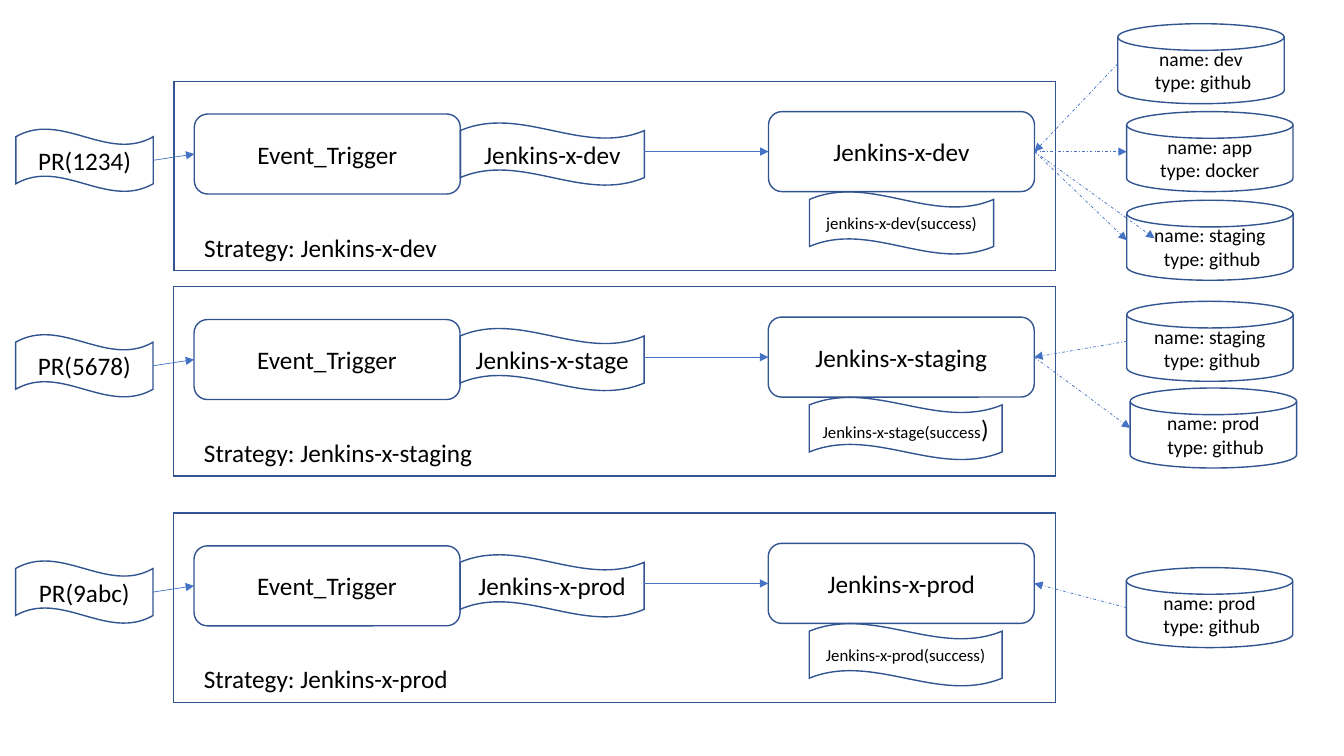
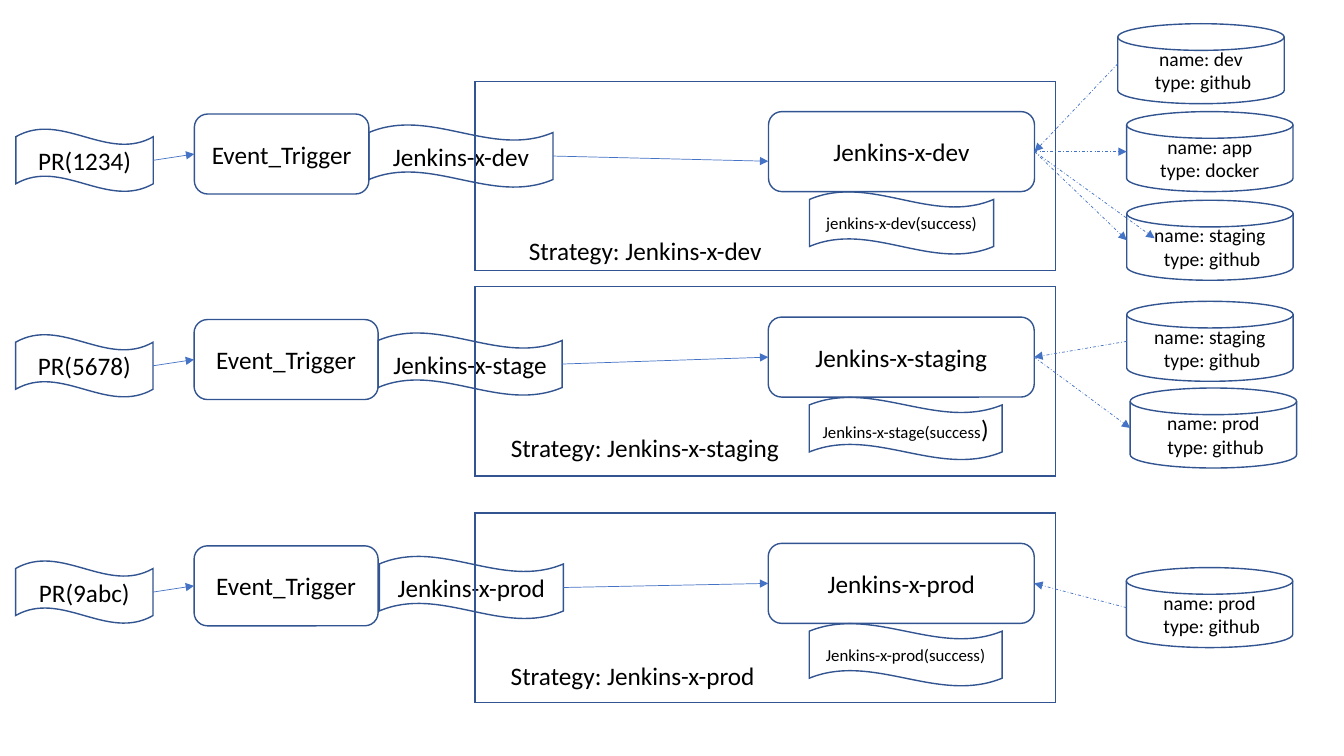
Before and after one commit to mchenggit/kabanero-event, a slide deck: slide 12 of architecture/KabaneroEvent.pptx. Drawn at 1344x756 pixels with LibreOffice and Linux fonts; fonts in the diff are those of the drawing. Boxes give left, top, right and bottom in pixels: in the first picture for what was removed or moved away, otherwise in the second. Text is boxed around its words. In the diff, an @@ line names an element or a change of style, - is before the commit and + after.

```diff
--- a/architecture/KabaneroEvent.pptx
+++ b/architecture/KabaneroEvent.pptx
@@ rectangle resized from (x1=173, y1=82, x2=1056, y2=271) to (x1=475, y1=82, x2=1056, y2=271) @@
@@ rounded rectangle "Event_Trigger" resized from (x1=195, y1=114, x2=461, y2=194) to (x1=195, y1=114, x2=369, y2=194) @@
@@ wave "Jenkins-x-dev" moved from (x1=461, y1=123, x2=645, y2=186) to (x1=369, y1=125, x2=554, y2=188) @@
@@ arrow moved from (644, 151) - (768, 151) to (554, 156) - (768, 161) @@
@@ text "Strategy: Jenkins-x-dev" moved from (x1=204, y1=239, x2=437, y2=262) to (x1=529, y1=242, x2=761, y2=265) @@
@@ rectangle resized from (x1=173, y1=286, x2=1056, y2=476) to (x1=475, y1=286, x2=1056, y2=476) @@
@@ rounded rectangle "Event_Trigger" resized from (x1=195, y1=320, x2=461, y2=399) to (x1=195, y1=320, x2=379, y2=399) @@
@@ wave "Jenkins-x-stage" moved from (x1=460, y1=329, x2=644, y2=391) to (x1=378, y1=333, x2=563, y2=395) @@
@@ arrow moved from (644, 357) - (768, 357) to (563, 364) - (768, 357) @@
@@ text "Strategy: Jenkins-x-staging" moved from (x1=204, y1=444, x2=472, y2=467) to (x1=511, y1=439, x2=779, y2=462) @@
@@ rectangle resized from (x1=173, y1=513, x2=1056, y2=703) to (x1=475, y1=513, x2=1056, y2=703) @@
@@ rounded rectangle "Event_Trigger" resized from (x1=195, y1=546, x2=461, y2=626) to (x1=195, y1=546, x2=379, y2=626) @@
@@ wave "Jenkins-x-prod" moved from (x1=460, y1=555, x2=644, y2=617) to (x1=379, y1=557, x2=564, y2=619) @@
@@ arrow moved from (644, 584) - (768, 584) to (564, 588) - (768, 584) @@
@@ text "Strategy: Jenkins-x-prod" moved from (x1=204, y1=670, x2=447, y2=693) to (x1=511, y1=667, x2=754, y2=690) @@
```
Also in this commit, not shown: 6 other slides changed, 1 slide added, 7 other files.
